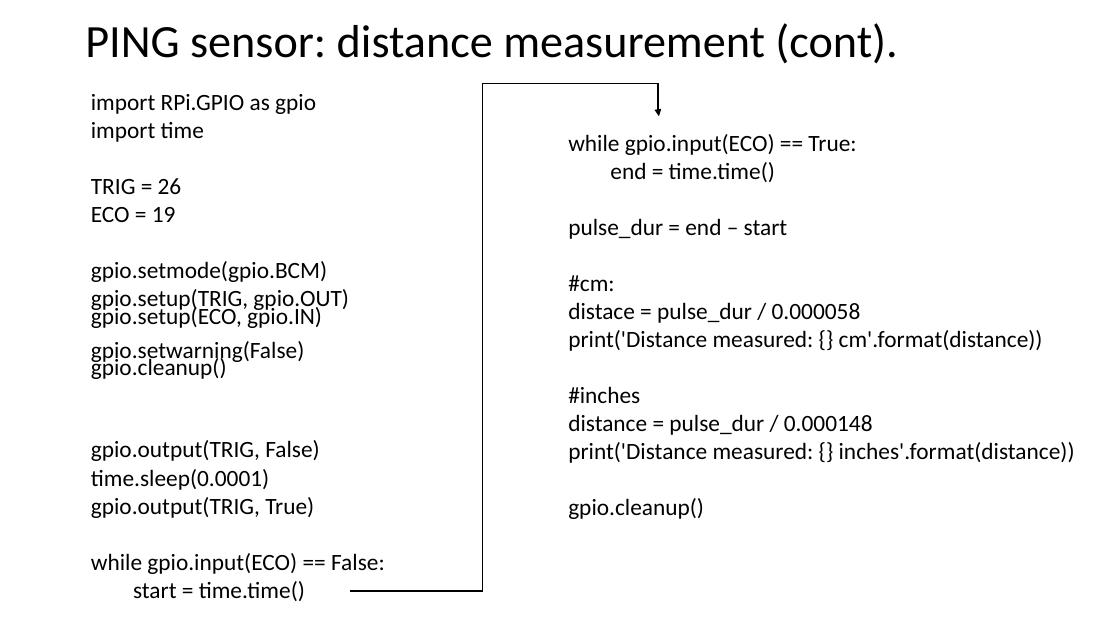
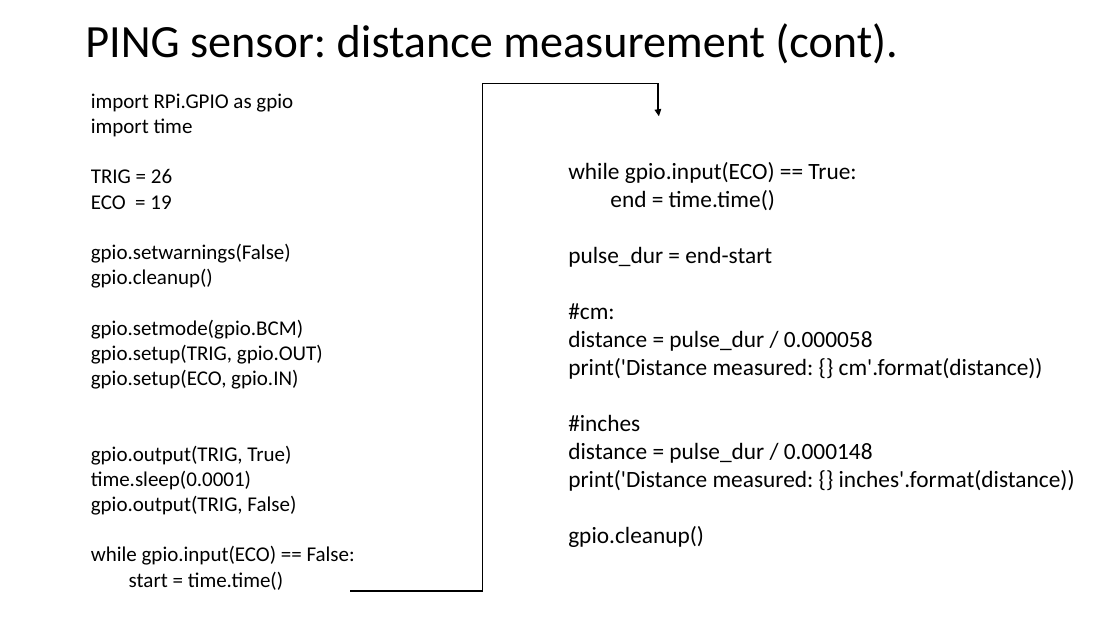
Before and after one commit to KrrishnaShah/raspberrypi_tutorial, a slide deck: slide 7 of RASPBERRY PI day - 4/JHD162A lcd and sensors interfacing.pptx. Drawn at 1120x630 pixels with LibreOffice and Linux fonts; fonts in the diff are those of the drawing. Boxes give left, top, right and bottom in pixels: in the first picture for what was removed or moved away, otherwise in the second. Text is boxed around its words. In the diff, an @@ line names an element or a change of style, - is before the commit and + after.

Commit message:
ping sensor has been tested and example code has been fixed and updated

```diff
--- a/RASPBERRY PI day - 4/JHD162A lcd and sensors interfacing.pptx
+++ b/RASPBERRY PI day - 4/JHD162A lcd and sensors interfacing.pptx
@@ text at (91,93,355,590): size 20 to 18 pt in "import RPi.GPIO as gpio", "import time", "TRIG = 26", "ECO = 19" and 6 more places; line spacing 0.6 to 1 @@
@@ text at (91,244,291,288): paragraphs added @@
+gpio.setwarnings(False)
+gpio.cleanup()
@@ text at (568,246,772,267): text changed @@
-pulse_dur = end – start
+pulse_dur = end-start
@@ text at (568,330,873,351): text changed @@
-distace = pulse_dur / 0.000058
+distance = pulse_dur / 0.000058
@@ text at (91,446,291,490): text changed; size 20 to 18 pt @@
-gpio.setwarning(False)
-gpio.cleanup()
+gpio.output(TRIG, True)
+time.sleep(0.0001)
@@ text at (91,469,314,518): paragraphs removed @@
-time.sleep(0.0001)
-gpio.output(TRIG, True)
```
Also in this commit, not shown: 1 other file.
